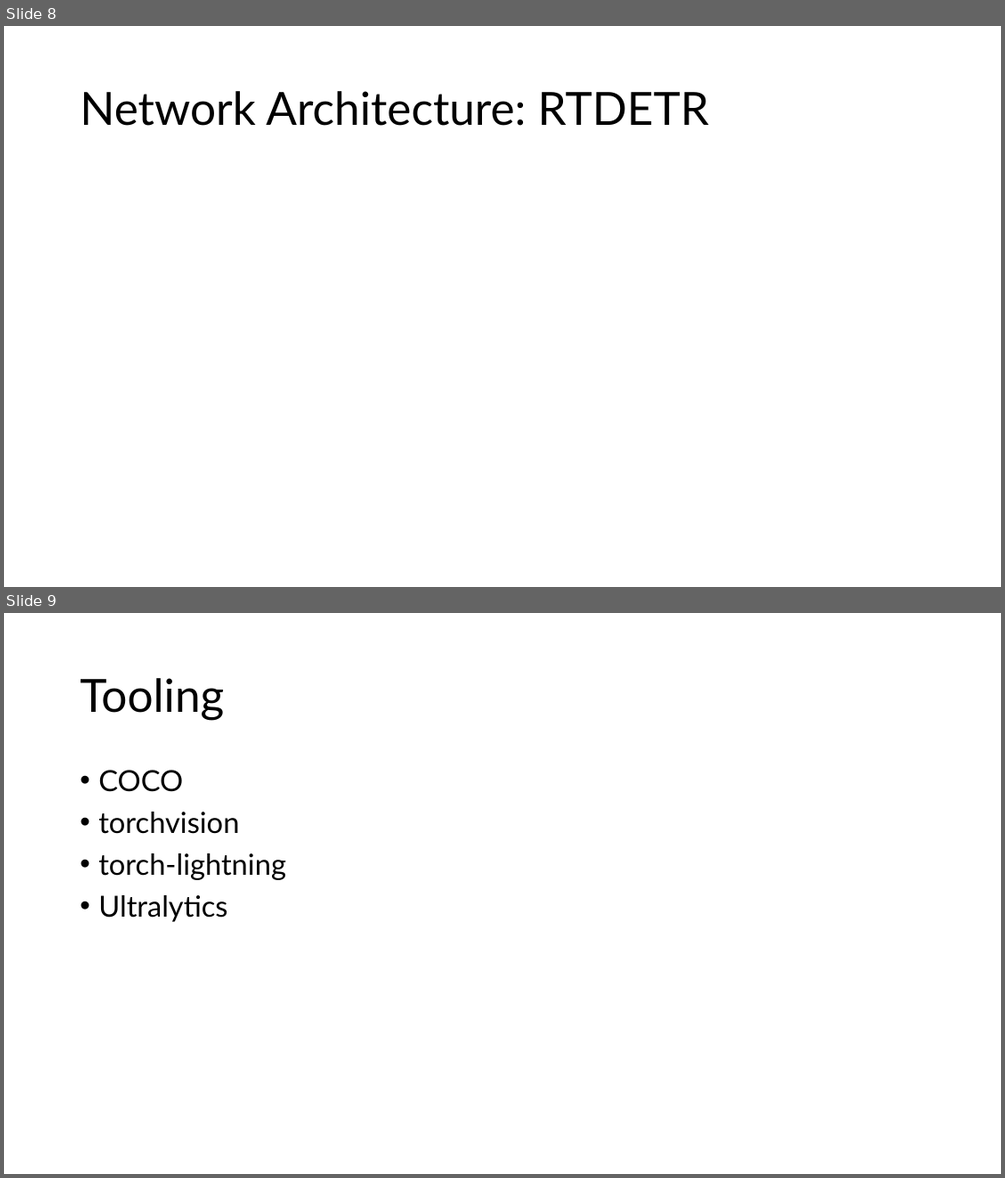
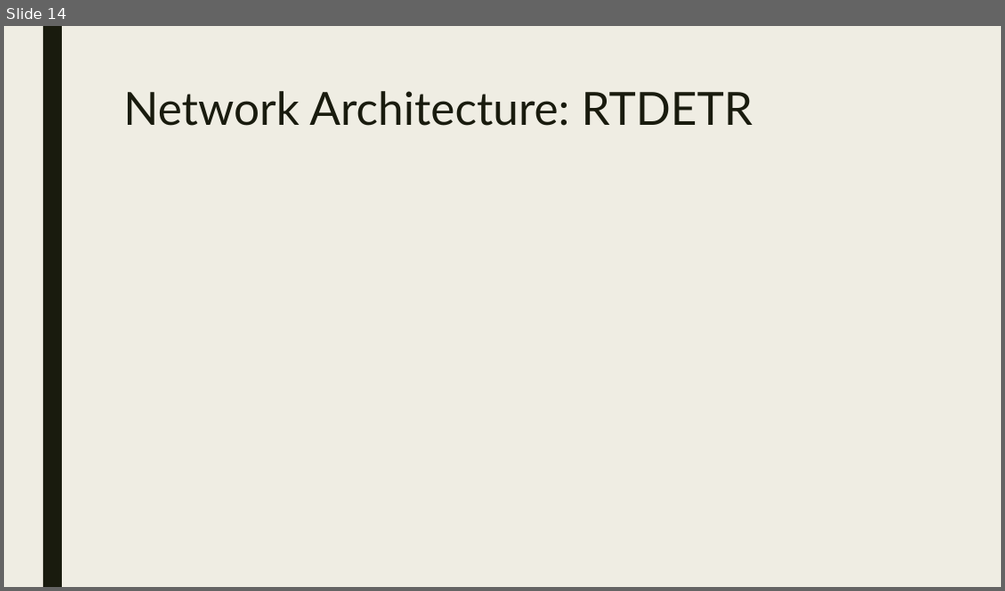
Before and after one commit to akshaygulabrao/research, a slide deck: Arete.pptx. Shown one above the other, each under a label of ours: slides 8 and 9 before the commit, slide 14 after it. The pictures are 1005x1178 and 1005x591 pixels, drawn with LibreOffice and Linux fonts; fonts in the diff are those of the drawing. Boxes give left, top, right and bottom in pixels: in the first picture for what was removed or moved away, otherwise in the second. Text is boxed around its words. In the diff, an @@ line names an element or a change of style, - is before the commit and + after.

```diff
--- a/Arete.pptx
+++ b/Arete.pptx
@@ slide 9 removed at box(4, 613, 1001, 1174), background #FFFFFF @@
@@ title removed at box(80, 678, 224, 720) @@
-Tooling
@@ text removed at box(98, 770, 286, 922) @@
-• COCO
-• torchvision
-• torch-lightning
-• Ultralytics
@@ what was slide 8 is now slide 14 @@
@@ slide 14 changed as well @@
@@ background #FFFFFF to #EFEDE3 @@
@@ rectangle added at box(43, 26, 62, 587), fill #191B0E @@
@@ title "Network Architecture: RTDETR": place and size @@
-title "Network Architecture: RTDETR" at box(80, 91, 709, 126)
+title "Network Architecture: RTDETR" at box(123, 91, 752, 126)
@@ title "Network Architecture: RTDETR" at box(123, 91, 752, 126): text colour #000000 to #191B0E; line spacing 0.9 to 0.89; vertical alignment middle to top @@
```
Also in this commit, not shown: 5 other slides changed, 12 slides added, 3 other slides removed, 2 other files.
